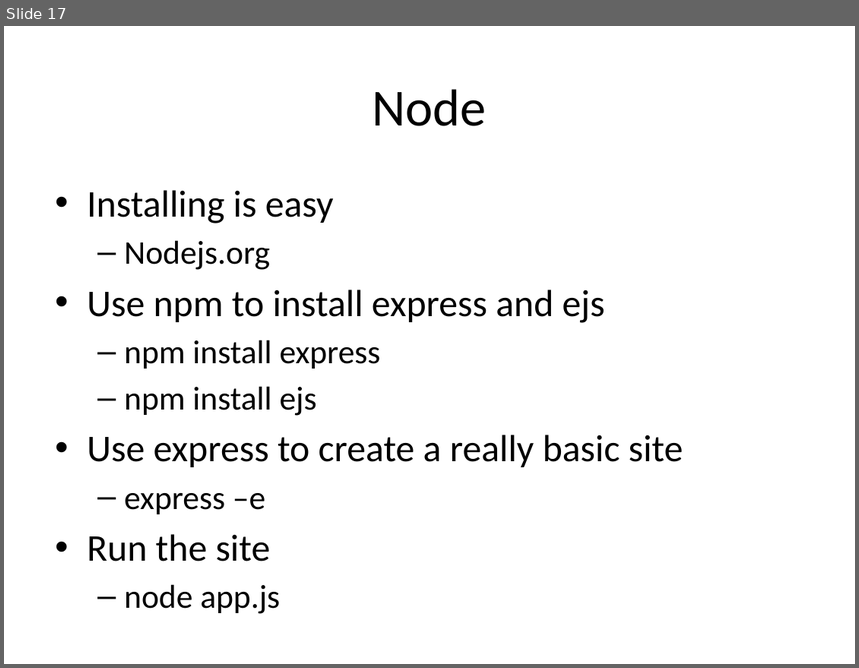
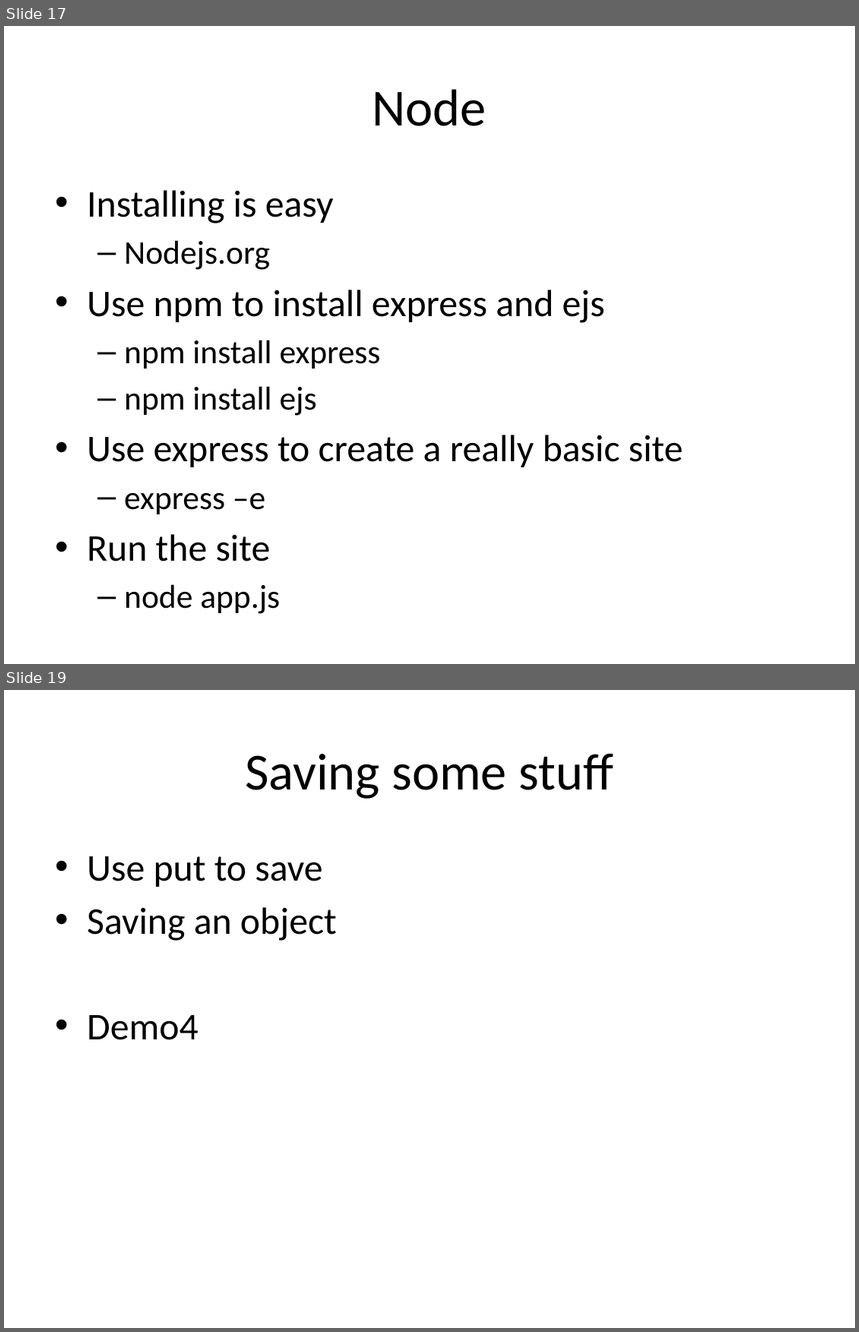
Before and after one commit to chadmichel/IndexedDB_And_Random_Presentation, a slide deck: IndexedDB_And_Random.pptx. Shown one above the other, each under a label of ours: slide 17 before the commit, slides 17 and 19 after it; the slides between them are not shown. The pictures are 859x668 and 859x1332 pixels, drawn with LibreOffice and Linux fonts; fonts in the diff are those of the drawing. Boxes give left, top, right and bottom in pixels: in the first picture for what was removed or moved away, otherwise in the second. Text is boxed around its words. In the diff, an @@ line names an element or a change of style, - is before the commit and + after.

Commit message:
demo 4

```diff
--- a/IndexedDB_And_Random.pptx
+++ b/IndexedDB_And_Random.pptx
@@ slide 19 added at [4, 690, 855, 1328], background #FFFFFF @@
@@ title added at [245, 753, 614, 799], 44 pt, text #000000 @@
+Saving some stuff
@@ text added at [87, 856, 337, 1040], 32 pt, text #000000 @@
+• Use put to save
+• Saving an object
+• Demo4
```
Also in this commit, not shown: 5 other slides added, 1 slide removed, 13 other files.
